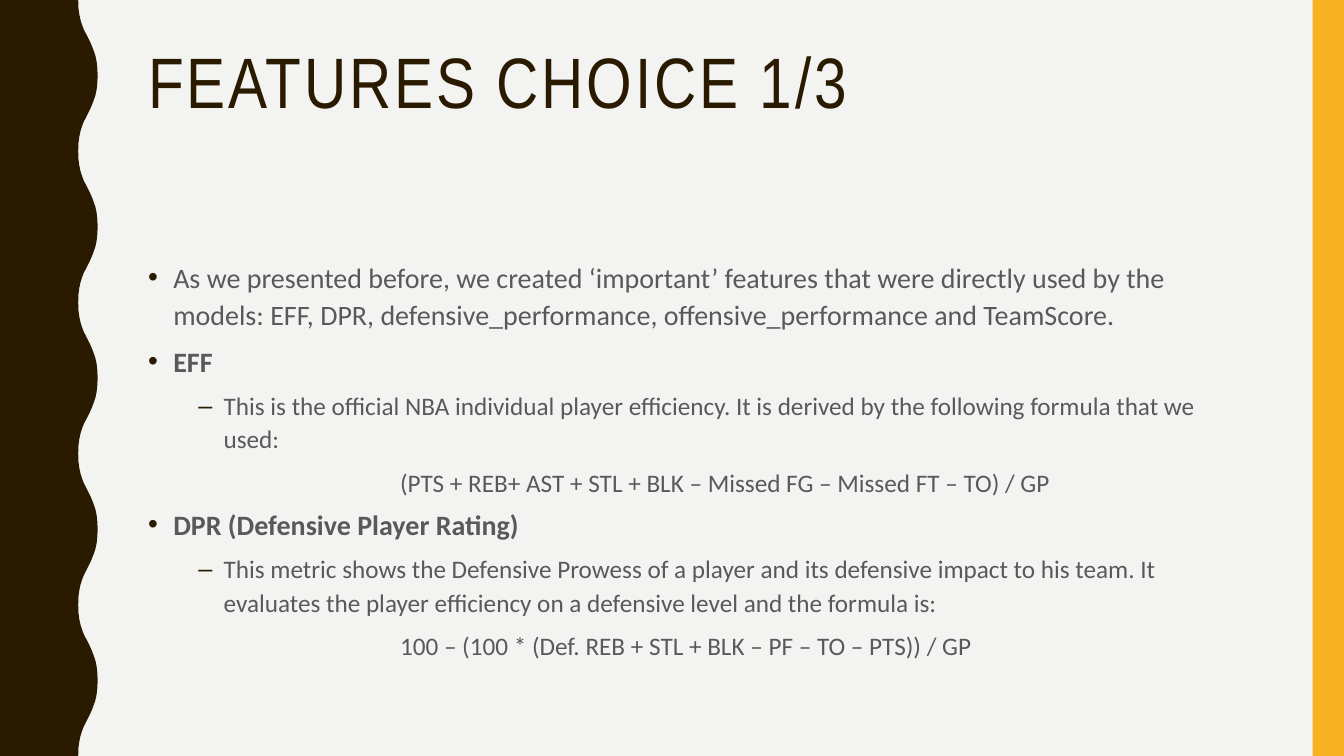
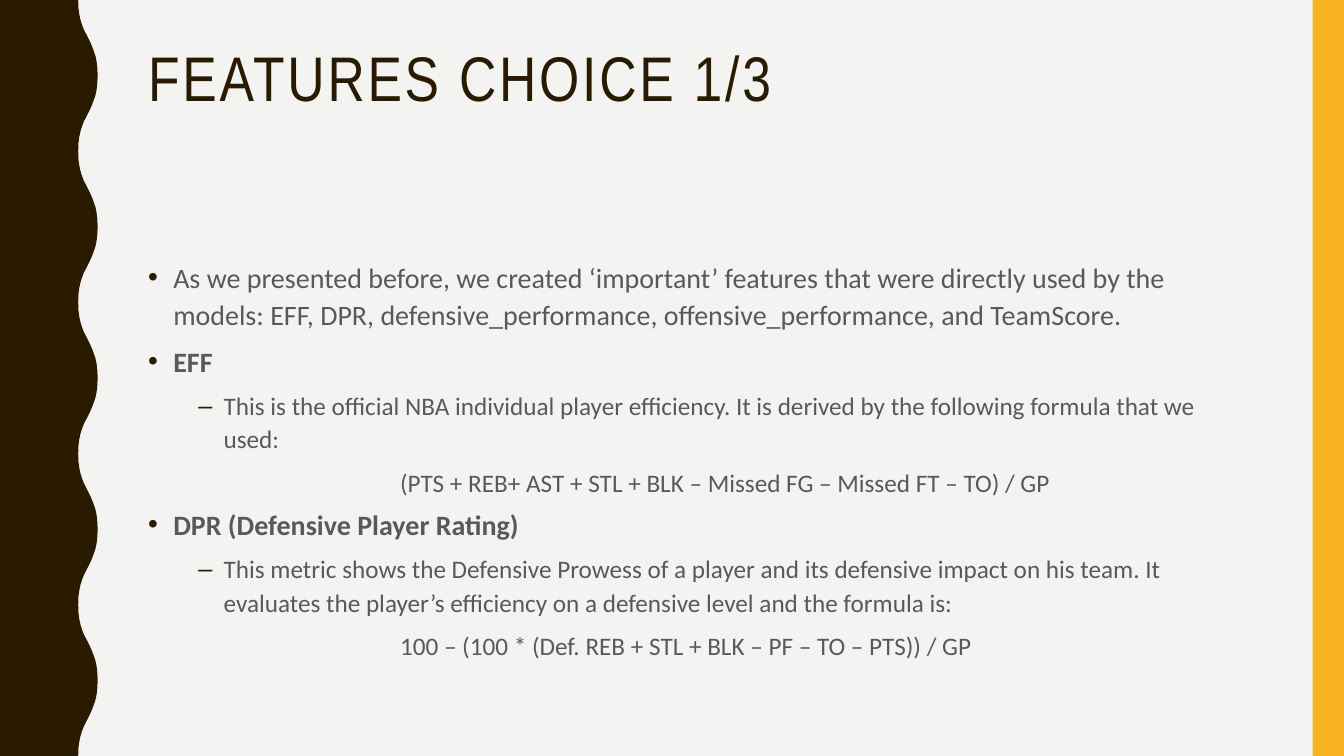
Before and after one commit to afs202005277/AC, a slide deck: slide 17 of ppt projeto.pptx. Drawn at 1344x756 pixels with LibreOffice and Linux fonts; fonts in the diff are those of the drawing. Boxes give left, top, right and bottom in pixels: in the first picture for what was removed or moved away, otherwise in the second. Text is boxed around its words. In the diff, an @@ line names an element or a change of style, - is before the commit and + after.

```diff
--- a/ppt projeto.pptx
+++ b/ppt projeto.pptx
@@ title "FEATURES CHOICE 1/3" at (148,55,771,102): size 51 to 45 pt @@
@@ text at (173,268,1164,330): text changed @@
-• As we presented before, we created ‘important’ features that were directly used by the models: EFF, DPR, defensive_performance, offensive_performance and TeamScore.
+• As we presented before, we created ‘important’ features that were directly used by the models: EFF, DPR, defensive_performance, offensive_performance, and TeamScore.
@@ text at (224,560,1160,616): text changed @@
-  – This metric shows the Defensive Prowess of a player and its defensive impact to his team. It evaluates the player efficiency on a defensive level and the formula is:
+  – This metric shows the Defensive Prowess of a player and its defensive impact on his team. It evaluates the player’s efficiency on a defensive level and the formula is:
```
Also in this commit, not shown: 33 other slides changed.
